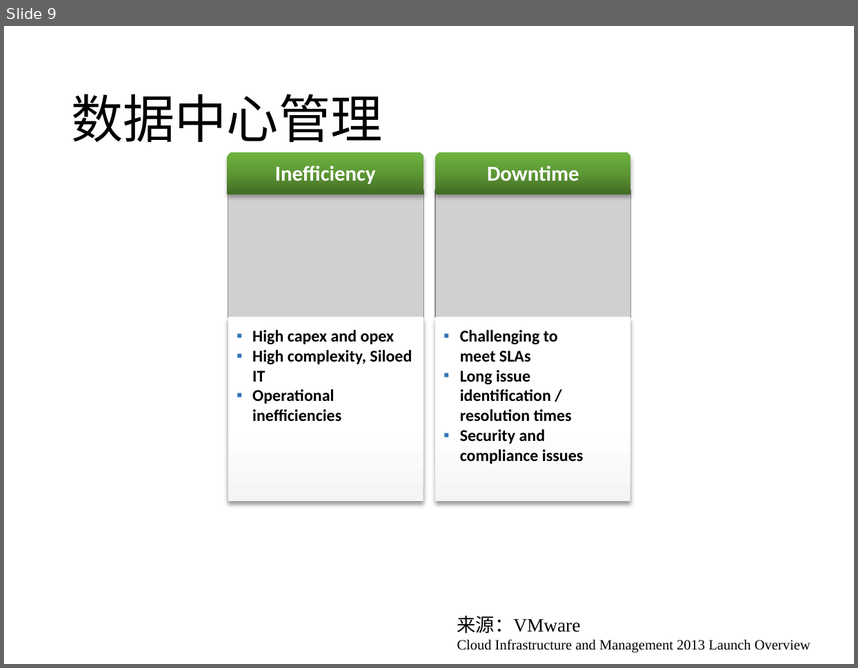
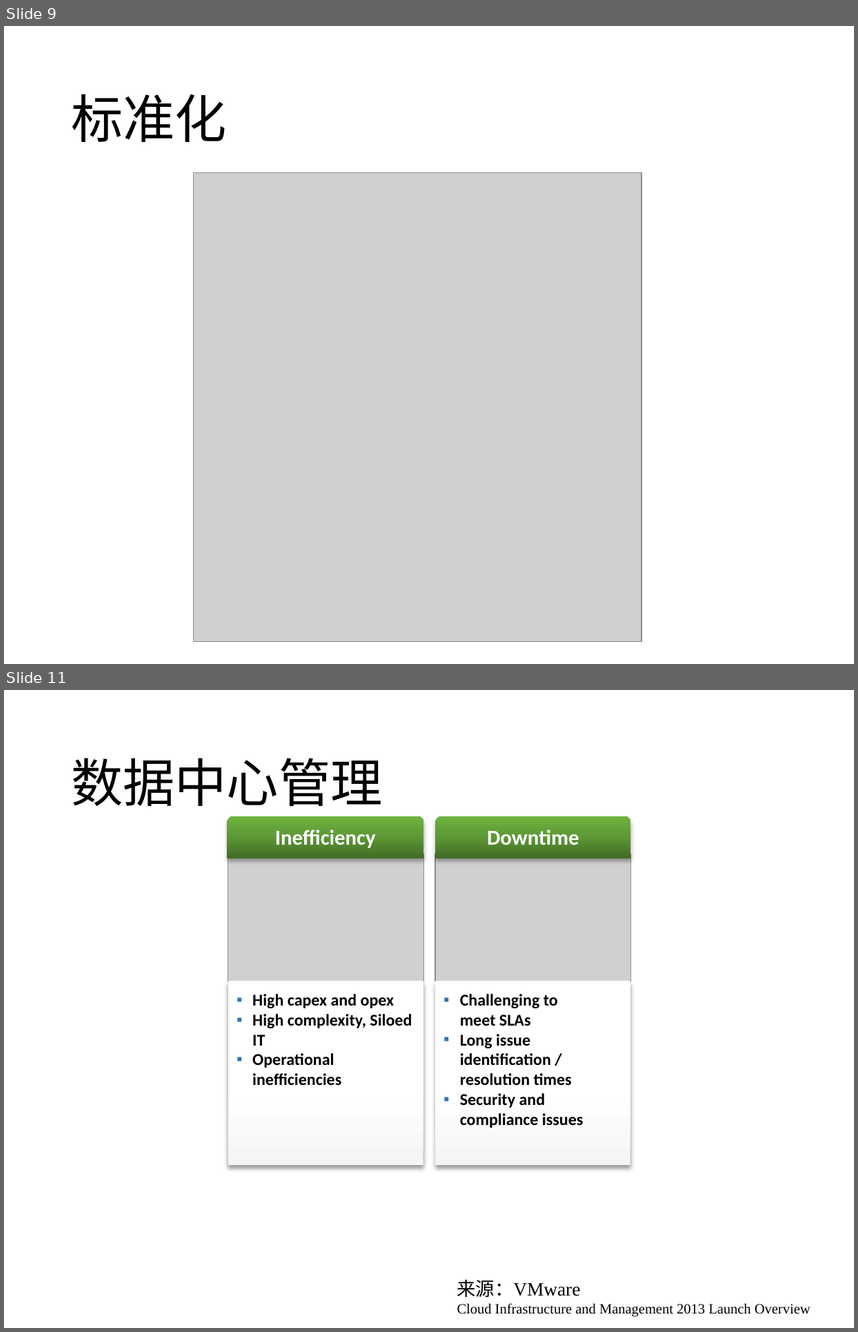
Before and after one commit to cs-course/data-center-course, a slide deck: data-center-2018-c07-08.pptx. Shown one above the other, each under a label of ours: slide 9 before the commit, slides 9 and 11 after it; the slides between them are not shown. The pictures are 858x668 and 858x1332 pixels, drawn with LibreOffice and Linux fonts; fonts in the diff are those of the drawing; grey boxes stand for pictures. Boxes give left, top, right and bottom in pixels: in the first picture for what was removed or moved away, otherwise in the second. Text is boxed around its words. In the diff, an @@ line names an element or a change of style, - is before the commit and + after.

```diff
--- a/data-center-2018-c07-08.pptx
+++ b/data-center-2018-c07-08.pptx
@@ slide 9 added at (x1=4, y1=26, x2=854, y2=664), background #FFFFFF @@
@@ title added at (x1=71, y1=94, x2=227, y2=142), 44 pt, text #000000 @@
+标准化
@@ picture added at (x1=194, y1=172, x2=642, y2=641) @@
@@ what was slide 9 is now slide 11 @@
```
Also in this commit, not shown: 2 slides changed, 1 other slide added.
